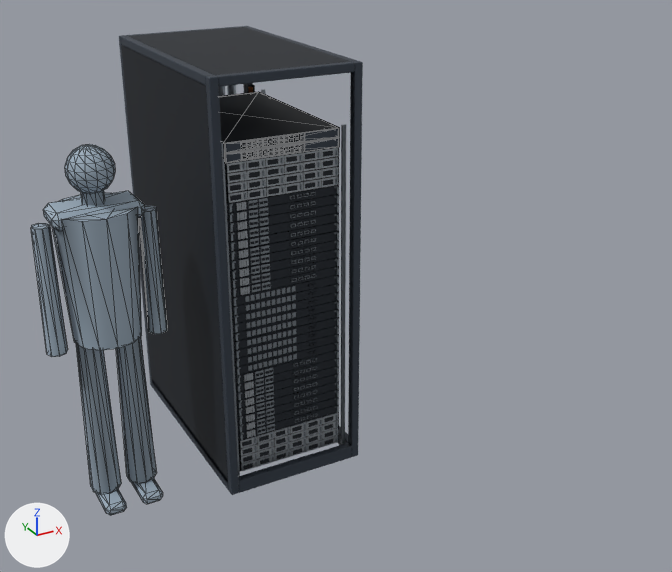
Before and after pictures for a commit that changed the glTF model models/inside-ai-data-center/s3-rack.glb.
Camera for both pictures: a camera (50 mm lens) standing at (-1.7, -4.11, 2.78) and looking at (0.23, -0.59, 1.02). The lights are fixed; the arrows at lower left show +X, +Y and +Z. The picture after the commit comes second. Mesh edges are drawn as thin lines on the coarser meshes. Where no turn or scale is listed for an object, it has been applied to the vertices.

The first picture shows 'person.001', 'proxy-compute.001', 'proxy-compute.002', 'proxy-compute.004', 'proxy-compute.006', 'proxy-power', 'proxy-power.001', 'proxy-power.002', 'proxy-power.003', 'proxy-tor', 'proxy-tor.001', 'rack.001' and 30 more.
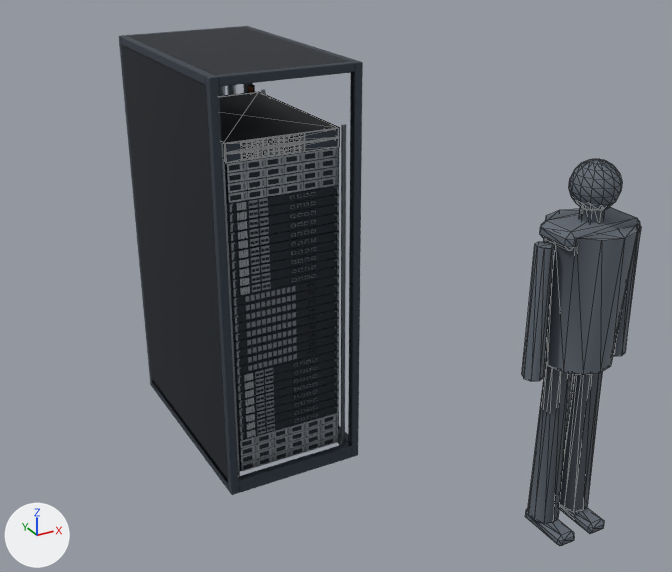
Location of each change, [x1, y1, x2, y2] in pixels of the pictures (672 x 572 px):
'person.001', surface changed, moved
    before: [31, 144, 167, 516]
    after: [522, 159, 641, 546]

Edits to the bpy script that builds the scene:
```text
Change mat_referent:
    where n2 = _N.new('ShaderNodeMix'); n2.name = 'Mix'
    n2.inputs[7].default_value: (0.347, 0.434, 0.521, 1.0) -> (0.127, 0.15, 0.181, 1.0)  # 'B', greyish blue #9fb0bf -> 'B', grey #646c76
Change ob_person_001:
    ob_person_001.location: (-0.773, -0.25, 0.875) -> (0.95, -1.45, 0.875)
```
